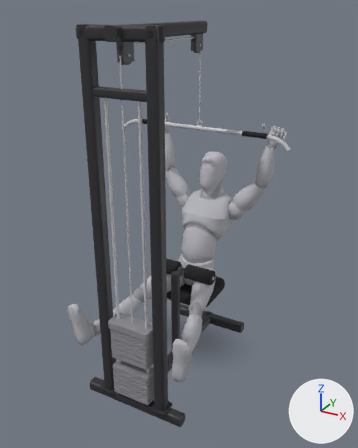
Before and after pictures for a commit that changed the glTF model app/src/main/assets/mannequins/2_grip_lat_pulldown_wide.glb.
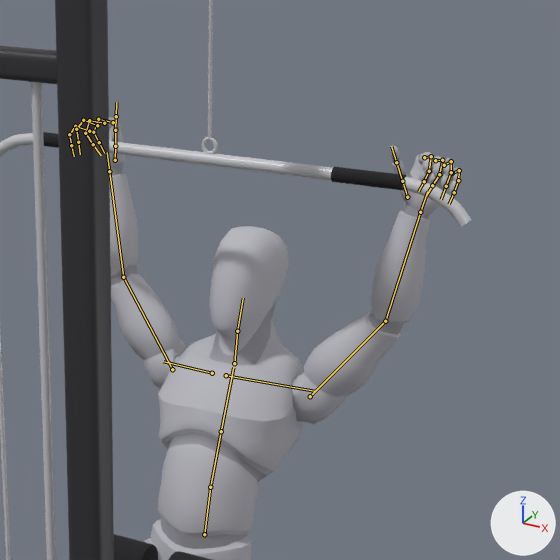
Old and new are each drawn whole from a 50 mm camera at (1.43, -2.82, 2.34) aimed at (0.02, -0.27, 1.07) and again close up on the part from 35% to 90% of the width and 16% to 60% of the height. Lighting does not change. The marker at lower right points along +X, +Y and +Z. The first two pictures are the older version. Both versions are drawn at frame 0 of the action 'lowering'; the numbers are the values there. The bones that change, and the others that lie on the model, are drawn over the model as lines in the close-ups.

The first close-up shows 'body', 'body_1', 'cable_2', 'cable_25', 'cable_28', 'cable_47', 'cable_6', 'cable_handle_0', 'cable_handle_3', 'cable_handle_4' and 5 more.
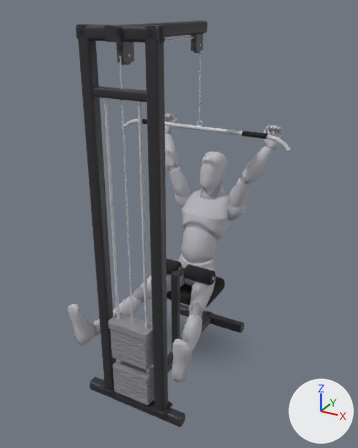
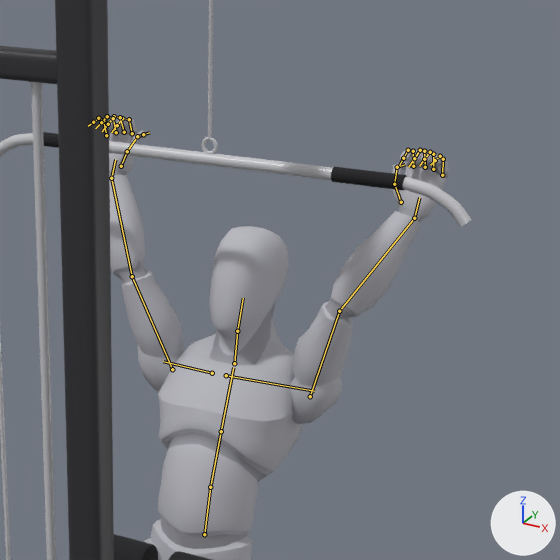
Pixel boxes (x1, y1, x2, y2) of what changed, in the close-ups (560 x 560 px):
'body', posed
    before: (109, 115, 462, 560)
    after: (109, 116, 449, 560)
'body_1', posed
    before: (109, 125, 461, 560)
    after: (109, 116, 448, 560)
bone 'upperarm_l', root to tip
    before: (310, 396) to (385, 321)
    after: (310, 396) to (339, 311)
bone 'lowerarm_l', root to tip
    before: (385, 321) to (420, 212)
    after: (339, 311) to (414, 218)
bone 'hand_l', root to tip
    before: (420, 212) to (427, 191)
    after: (414, 218) to (419, 197)
bone 'index_01_l', root to tip
    before: (424, 157) to (431, 156)
    after: (413, 166) to (413, 151)
bone 'index_02_l', root to tip
    before: (431, 156) to (429, 171)
    after: (413, 151) to (408, 150)
bone 'index_03_l', root to tip
    before: (429, 171) to (424, 181)
    after: (408, 150) to (403, 158)
bone 'middle_01_l', root to tip
    before: (435, 160) to (442, 160)
    after: (425, 167) to (424, 151)
bone 'middle_02_l', root to tip
    before: (442, 160) to (439, 174)
    after: (424, 151) to (420, 150)
bone 'middle_03_l', root to tip
    before: (439, 174) to (432, 185)
    after: (420, 150) to (414, 158)
bone 'pinky_01_l', root to tip
    before: (452, 173) to (459, 170)
    after: (442, 175) to (443, 159)
bone 'pinky_02_l', root to tip
    before: (459, 170) to (458, 180)
    after: (443, 159) to (440, 156)
bone 'pinky_03_l', root to tip
    before: (458, 180) to (454, 192)
    after: (440, 156) to (435, 160)
bone 'ring_01_l', root to tip
    before: (444, 165) to (451, 161)
    after: (433, 169) to (433, 154)
bone 'ring_02_l', root to tip
    before: (451, 161) to (451, 172)
    after: (433, 154) to (430, 152)
bone 'ring_03_l', root to tip
    before: (451, 172) to (446, 186)
    after: (430, 152) to (424, 159)
bone 'thumb_02_l', root to tip
    before: (402, 181) to (396, 162)
    after: (394, 184) to (397, 167)
bone 'thumb_03_l', root to tip
    before: (396, 162) to (391, 146)
    after: (397, 167) to (405, 164)
bone 'upperarm_r', root to tip
    before: (172, 369) to (123, 277)
    after: (172, 369) to (132, 276)
bone 'lowerarm_r', root to tip
    before: (123, 277) to (109, 171)
    after: (132, 276) to (111, 178)
bone 'hand_r', root to tip
    before: (109, 171) to (107, 152)
    after: (111, 178) to (115, 159)
bone 'index_01_r', root to tip
    before: (113, 122) to (98, 119)
    after: (132, 133) to (129, 119)
bone 'index_02_r', root to tip
    before: (98, 119) to (93, 132)
    after: (129, 119) to (122, 118)
bone 'index_03_r', root to tip
    before: (93, 132) to (99, 142)
    after: (122, 118) to (117, 125)
bone 'middle_01_r', root to tip
    before: (104, 123) to (89, 120)
    after: (124, 132) to (120, 117)
bone 'middle_02_r', root to tip
    before: (89, 120) to (85, 133)
    after: (120, 117) to (114, 116)
bone 'middle_03_r', root to tip
    before: (85, 133) to (93, 144)
    after: (114, 116) to (108, 124)
bone 'pinky_01_r', root to tip
    before: (89, 131) to (75, 126)
    after: (106, 135) to (103, 121)
bone 'pinky_02_r', root to tip
    before: (75, 126) to (69, 134)
    after: (103, 121) to (98, 118)
bone 'pinky_03_r', root to tip
    before: (69, 134) to (71, 145)
    after: (98, 118) to (93, 122)
bone 'ring_01_r', root to tip
    before: (97, 125) to (83, 120)
    after: (116, 132) to (113, 118)
bone 'ring_02_r', root to tip
    before: (83, 120) to (76, 129)
    after: (113, 118) to (107, 116)
bone 'ring_03_r', root to tip
    before: (76, 129) to (78, 142)
    after: (107, 116) to (101, 122)
bone 'thumb_02_r', root to tip
    before: (115, 146) to (115, 130)
    after: (127, 151) to (137, 136)
bone 'thumb_03_r', root to tip
    before: (115, 130) to (116, 116)
    after: (137, 136) to (143, 134)

What the commit changed:
Bone 'upperarm_l' (bone_upperarm_l) turns from (32, -73, 21) to (-32, 172, 63) degrees about its own x, y and z.
Bone 'lowerarm_l' (bone_lowerarm_l) turns from (25, -7, -3) to (95, 53, 96) degrees about its own x, y and z.
Bone 'hand_l' (bone_hand_l) turns from (0, 0, 0) to (28, 0, 0) degrees about its own x, y and z.
Bone 'index_01_l' (bone_index_01_l) turns from (54, 18, -35) to (50, 0, 0) degrees about its own x, y and z.
Bone 'index_02_l' (bone_index_02_l) turns from (58, 21, -37) to (54, 0, 0) degrees about its own x, y and z.
Bone 'index_03_l' (bone_index_03_l) turns from (44, 12, -29) to (40, 0, 0) degrees about its own x, y and z.
Bone 'middle_01_l' (bone_middle_01_l) turns from (56, 19, -35) to (50, 0, 0) degrees about its own x, y and z.
Bone 'middle_02_l' (bone_middle_02_l) turns from (59, 22, -37) to (53, 0, 0) degrees about its own x, y and z.
Bone 'middle_03_l' (bone_middle_03_l) turns from (44, 12, -30) to (39, 0, 0) degrees about its own x, y and z.
Bone 'pinky_01_l' (bone_pinky_01_l) turns from (49, 15, -32) to (45, 0, 0) degrees about its own x, y and z.
Bone 'pinky_02_l' (bone_pinky_02_l) turns from (52, 17, -34) to (48, 0, 0) degrees about its own x, y and z.
Bone 'pinky_03_l' (bone_pinky_03_l) turns from (39, 9, -26) to (35, 0, 0) degrees about its own x, y and z.
Bone 'ring_01_l' (bone_ring_01_l) turns from (48, 15, -32) to (48, 0, 0) degrees about its own x, y and z.
Bone 'ring_02_l' (bone_ring_02_l) turns from (52, 17, -34) to (51, 0, 0) degrees about its own x, y and z.
Bone 'ring_03_l' (bone_ring_03_l) turns from (39, 9, -26) to (38, 0, 0) degrees about its own x, y and z.
Bone 'thumb_02_l' (bone_thumb_02_l) turns from (0, 0, 0) to (4, 3, -48) degrees about its own x, y and z.
Bone 'thumb_03_l' (bone_thumb_03_l) turns from (0, 0, 0) to (4, 3, -48) degrees about its own x, y and z.
Bone 'upperarm_r' (bone_upperarm_r) turns from (32, 73, -21) to (-32, -172, -63) degrees about its own x, y and z.
Bone 'lowerarm_r' (bone_lowerarm_r) turns from (25, 7, 3) to (95, -53, -96) degrees about its own x, y and z.
Bone 'hand_r' (bone_hand_r) turns from (0, 0, 0) to (28, 0, 0) degrees about its own x, y and z.
Bone 'index_01_r' (bone_index_01_r) turns from (54, -18, 35) to (50, 0, 0) degrees about its own x, y and z.
Bone 'index_02_r' (bone_index_02_r) turns from (58, -21, 37) to (54, 0, 0) degrees about its own x, y and z.
Bone 'index_03_r' (bone_index_03_r) turns from (44, -12, 29) to (40, 0, 0) degrees about its own x, y and z.
Bone 'middle_01_r' (bone_middle_01_r) turns from (56, -19, 35) to (50, 0, 0) degrees about its own x, y and z.
Bone 'middle_02_r' (bone_middle_02_r) turns from (59, -22, 37) to (53, 0, 0) degrees about its own x, y and z.
Bone 'middle_03_r' (bone_middle_03_r) turns from (44, -12, 30) to (39, 0, 0) degrees about its own x, y and z.
Bone 'pinky_01_r' (bone_pinky_01_r) turns from (49, -15, 32) to (45, 0, 0) degrees about its own x, y and z.
Bone 'pinky_02_r' (bone_pinky_02_r) turns from (52, -17, 34) to (48, 0, 0) degrees about its own x, y and z.
Bone 'pinky_03_r' (bone_pinky_03_r) turns from (39, -9, 26) to (35, 0, 0) degrees about its own x, y and z.
Bone 'ring_01_r' (bone_ring_01_r) turns from (48, -15, 32) to (48, 0, 0) degrees about its own x, y and z.
Bone 'ring_02_r' (bone_ring_02_r) turns from (52, -17, 34) to (51, 0, 0) degrees about its own x, y and z.
Bone 'ring_03_r' (bone_ring_03_r) turns from (39, -9, 26) to (38, 0, 0) degrees about its own x, y and z.
Bone 'thumb_02_r' (bone_thumb_02_r) turns from (0, 0, 0) to (4, -3, 48) degrees about its own x, y and z.
Bone 'thumb_03_r' (bone_thumb_03_r) turns from (0, 0, 0) to (4, -3, 48) degrees about its own x, y and z.
